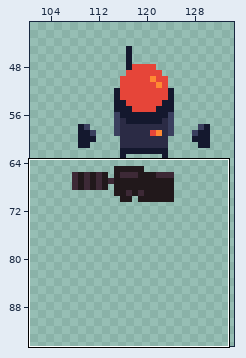
Two states of a pixel-art file, Assets/Sprites/WIP - Asprite Proj Files/drafts.aseprite. Above: a wide view before the commit, with the close-up outlined.
Close-up. Before the commit:
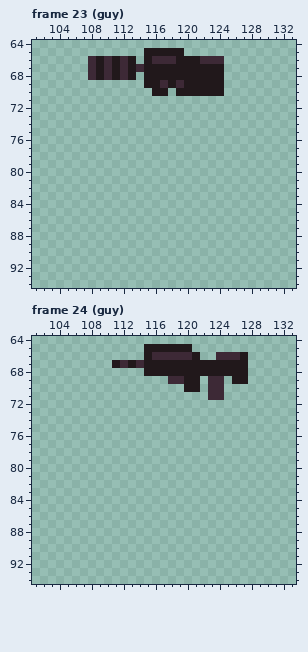
256x256 pixels, 37 frames. Shown: frame 23 (guy): x 101..133, y 64..94; frame 24 (guy): x 101..133, y 64..94. The wide view leaves out empty margins.
The same view after the edit:
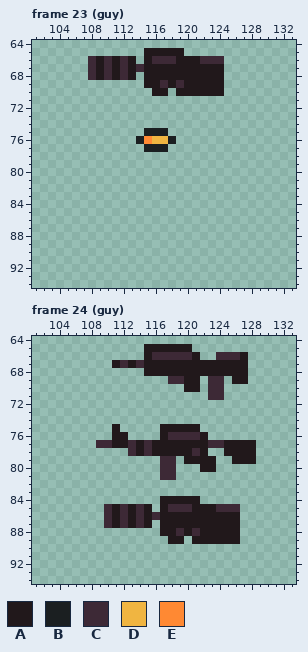
Palette (. is transparent): A #21181b  B #1b1f21  C #3d2936  D #f0b541  E #ff8933
The edit:
Frame 23 (guy), layer "Layer 7":
The author put colour B in row 75 at x 115 to 117; in row 76 at x 114 and 118; in row 77 at x 115 to 117.
The author put colour D in row 76 at x 116 to 117.
The author put colour E in row 76 at x 115.
Frame 24 (guy), layer "Layer 7":
The author put colour A in row 75 at x 111 and 117 to 121; in row 76 at x 111 to 112, 117 and 122; in row 77 at x 111 to 112, 114, 116 to 122 and 125 to 128; in row 78 at x 114, 116 to 120, 122 and 125 to 128; in row 79 at x 120 to 123 and 126 to 128; in row 80 at x 122 to 123.
The author put colour A in row 84 at x 117 to 121; in row 85 at x 111, 113, 115, 117 and 121 to 123; in rows 86 to 87 at x 111, 113, 115 and 117 to 126; in row 88 at x 117 to 118, 120 and 122 to 126; in row 89 at x 118 to 119 and 121 to 126.
The author put colour C in row 76 at x 118 to 121; in row 77 at x 109 to 110, 113, 115 and 123 to 124; in row 78 at x 113, 115 and 121; in rows 79 to 81 at x 117 to 118; in row 85 at x 110, 112, 114, 118 to 120 and 124 to 126; in row 86 at x 110, 112, 114 and 116.
The author put colour C in row 87 at x 110, 112 and 114; in row 88 at x 119 and 121.
